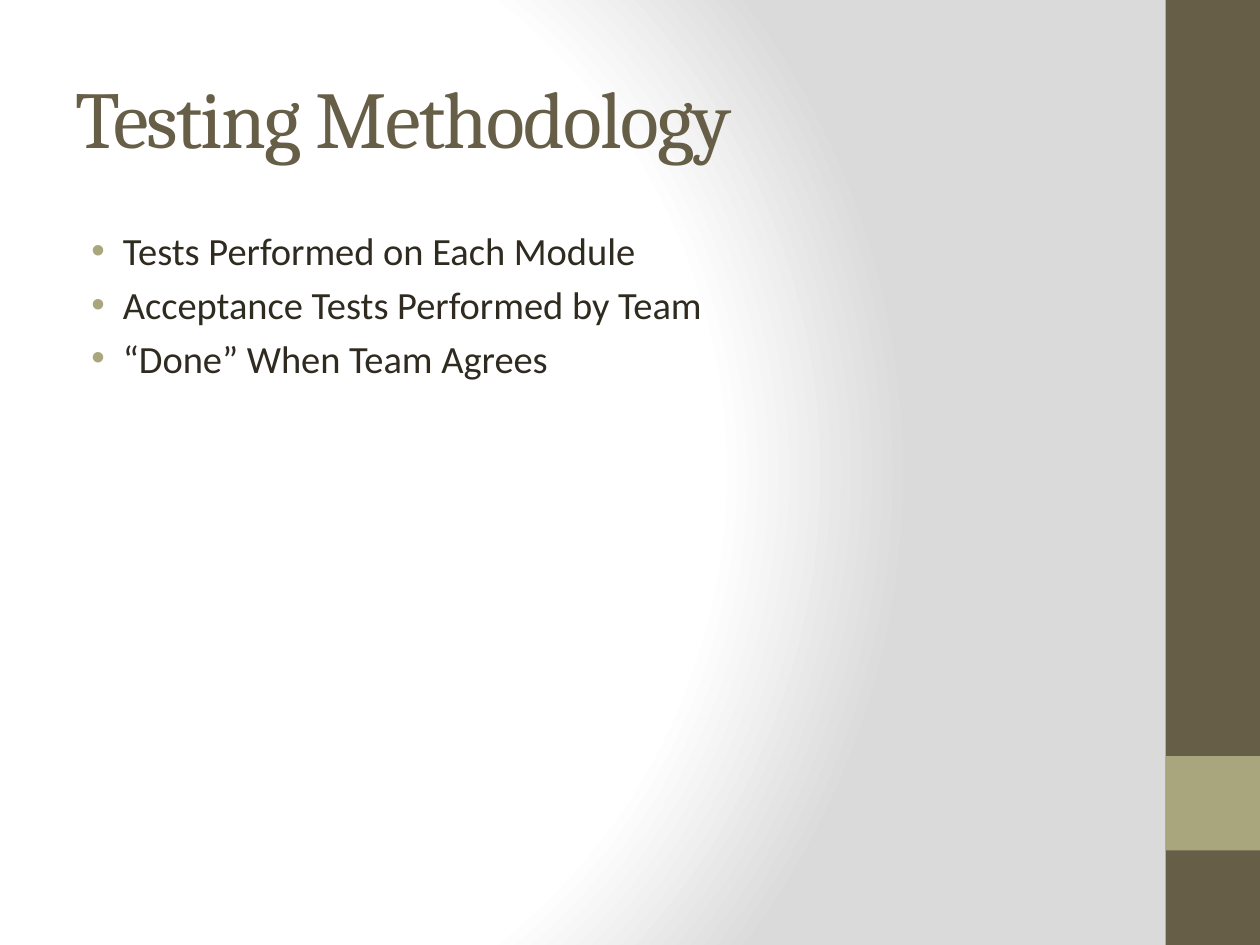
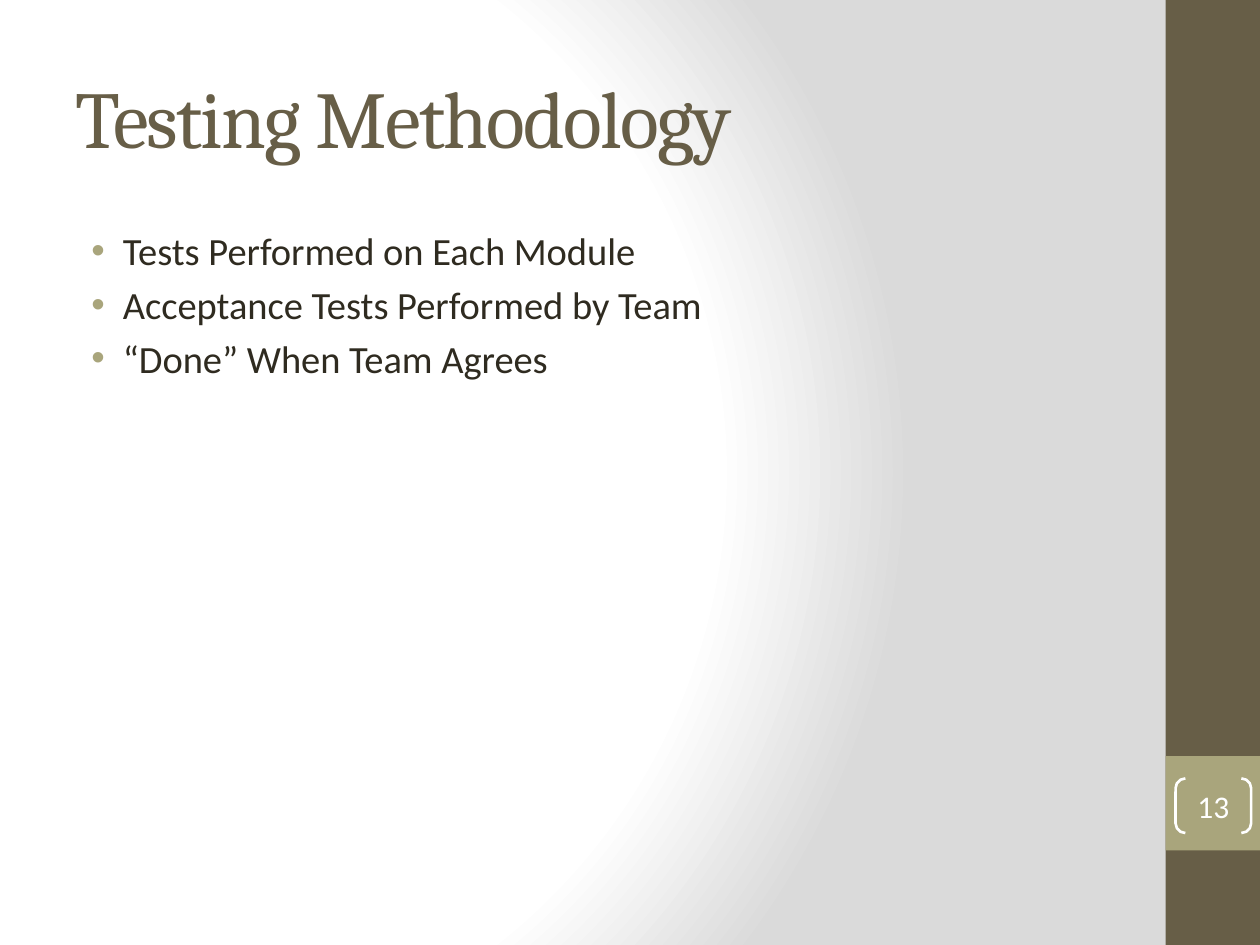
Before and after one commit to DanLain/ProjectManagement, a slide deck: slide 13 of Project Plan/Team 3 Vision and Proejct Plan.pptx. Drawn at 1260x945 pixels with LibreOffice and Linux fonts; fonts in the diff are those of the drawing. Boxes give left, top, right and bottom in pixels: in the first picture for what was removed or moved away, otherwise in the second. Text is boxed around its words. In the diff, an @@ line names an element or a change of style, - is before the commit and + after.

```diff
--- a/Project Plan/Team 3 Vision and Proejct Plan.pptx
+++ b/Project Plan/Team 3 Vision and Proejct Plan.pptx
@@ page number added at (1176, 779, 1251, 833), outline #FFFFFF 1.5 pt, 18 pt, text #FFFFFF @@
+13
```
Also in this commit, not shown: 15 other slides changed.
